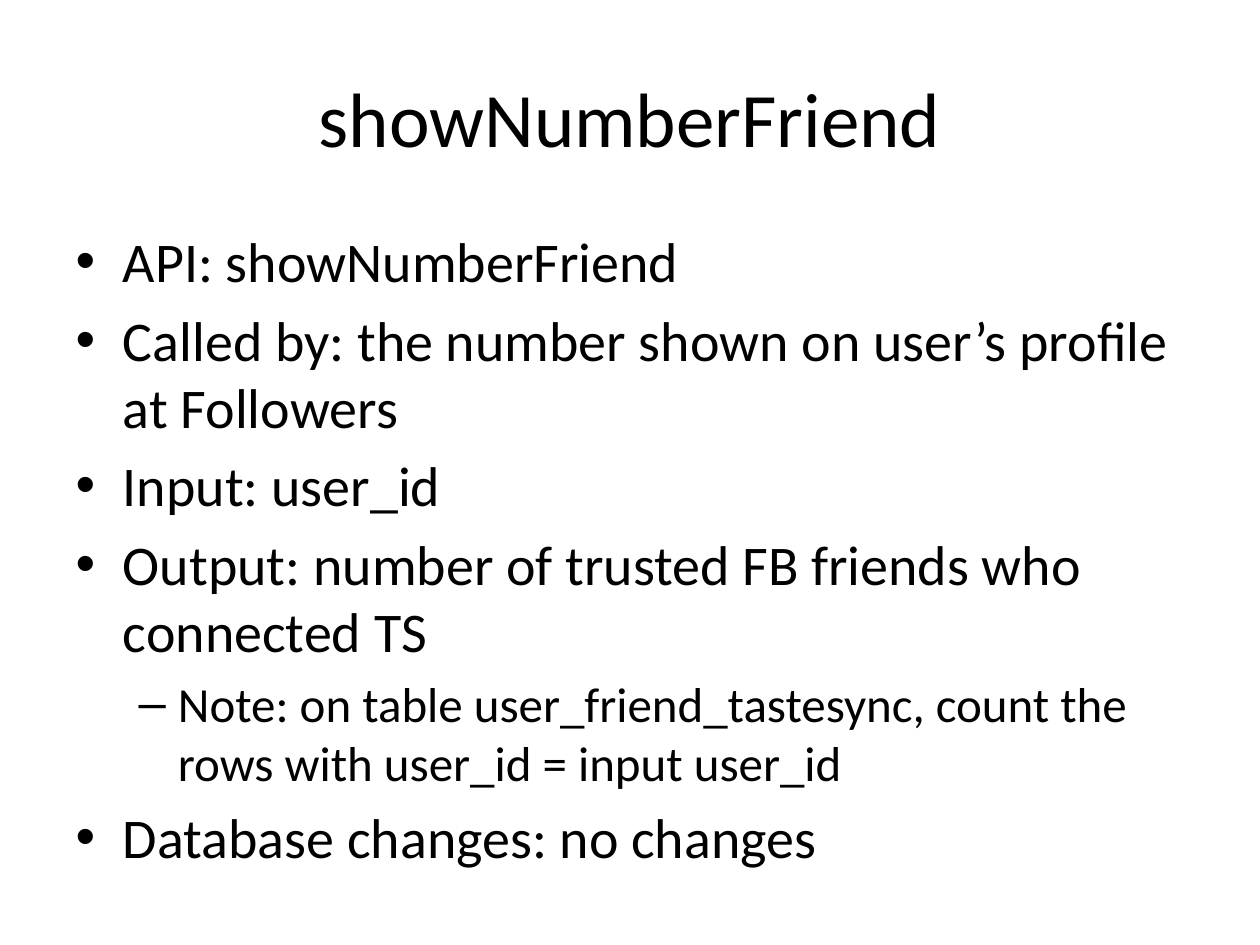
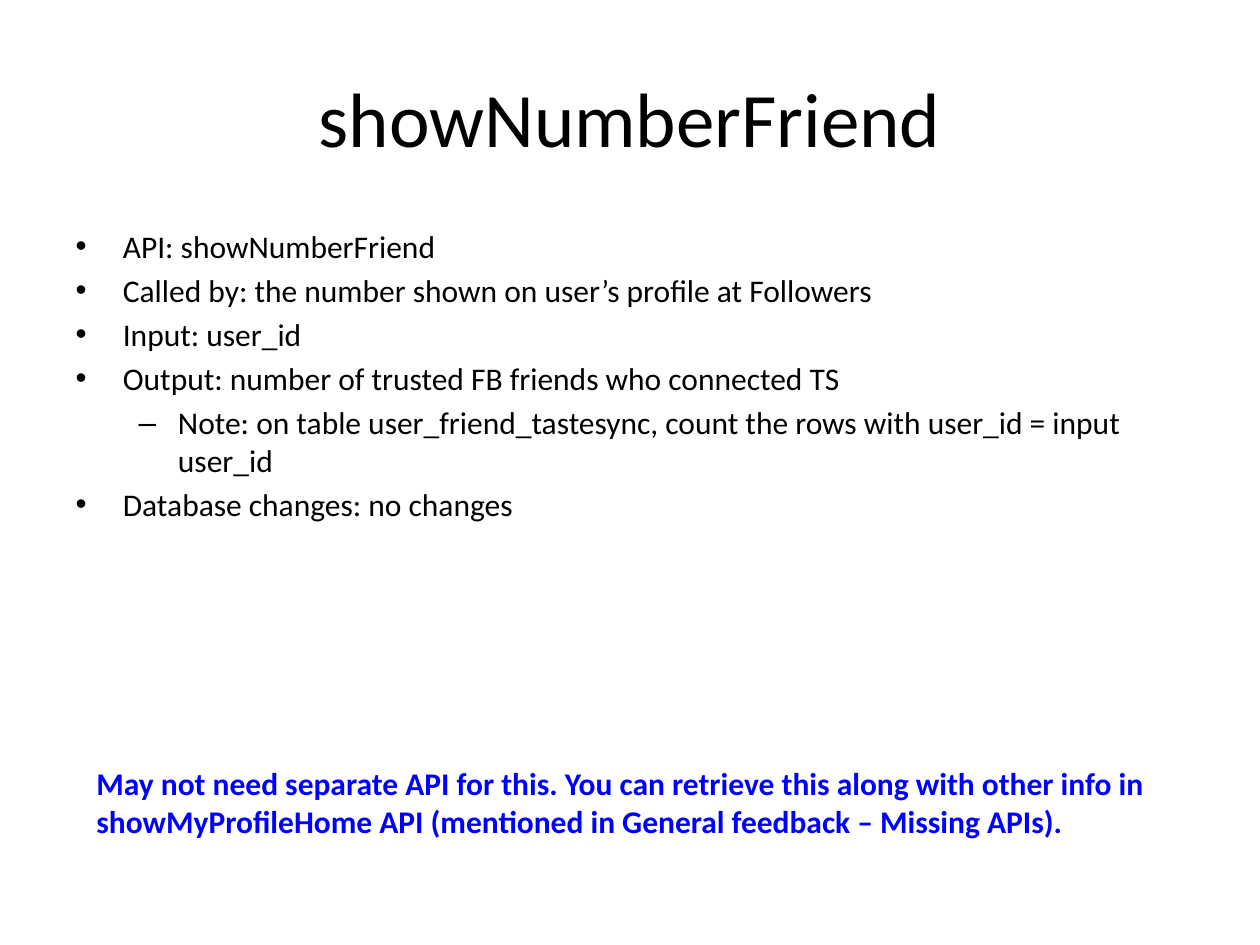
Before and after one commit to catalonia/mob, a slide deck: slide 27 of ws/WS Design Docs/API_Listing.pptx (slide 26 before the commit). Drawn at 1260x945 pixels with LibreOffice and Linux fonts; fonts in the diff are those of the drawing. Boxes give left, top, right and bottom in pixels: in the first picture for what was removed or moved away, otherwise in the second. Text is boxed around its words. In the diff, an @@ line names an element or a change of style, - is before the commit and + after.

Commit message:
Deepinder - complete feedback for Loc's API Listing doc 30June

```diff
--- a/ws/WS Design Docs/API_Listing.pptx
+++ b/ws/WS Design Docs/API_Listing.pptx
@@ text "API: showNumberFriend" at [123,236,1119,522]: size 32 to 18 pt in "API: showNumberFriend", "Called by: the number shown on user’s ...", "Input: user_id", "Output: number of trusted FB friends who ..." and 1 more places; size 28 to 18 pt in "Note: on table user_friend_tastesync, count the rows ..."; less space between paragraphs @@
@@ text added at [96,773,1144,839], 18 pt, text #0000FF, bold @@
+May not need separate API for this. You can retrieve this along with other info in showMyProfileHome API (mentioned in General feedback – Missing APIs).
```
Also in this commit, not shown: 17 other slides changed, 1 slide added.
